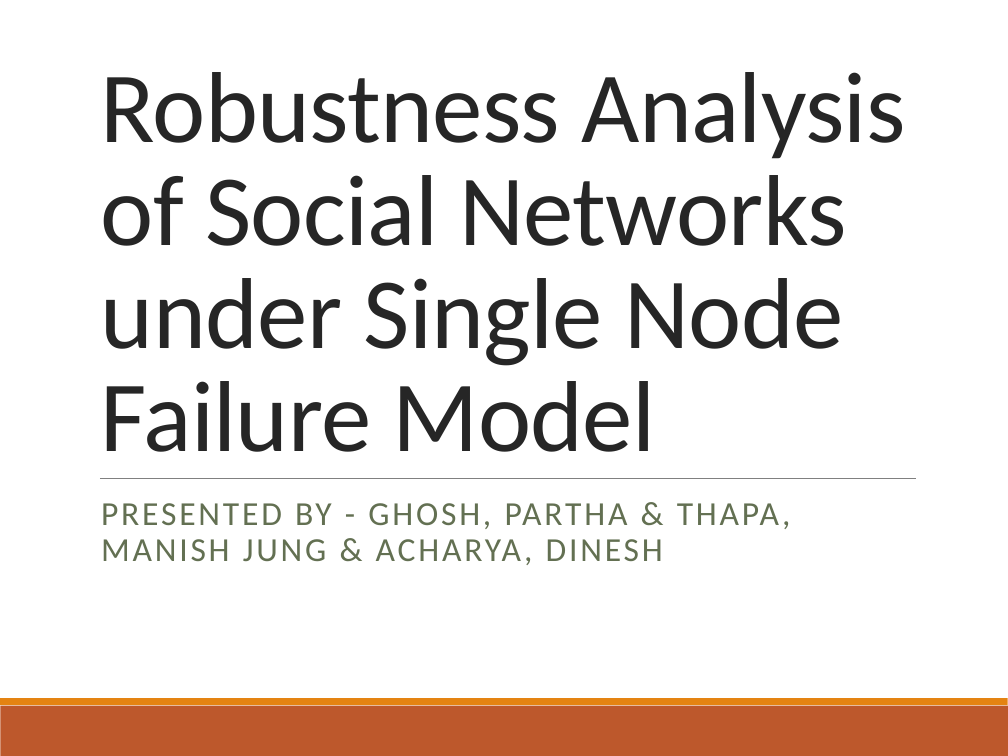
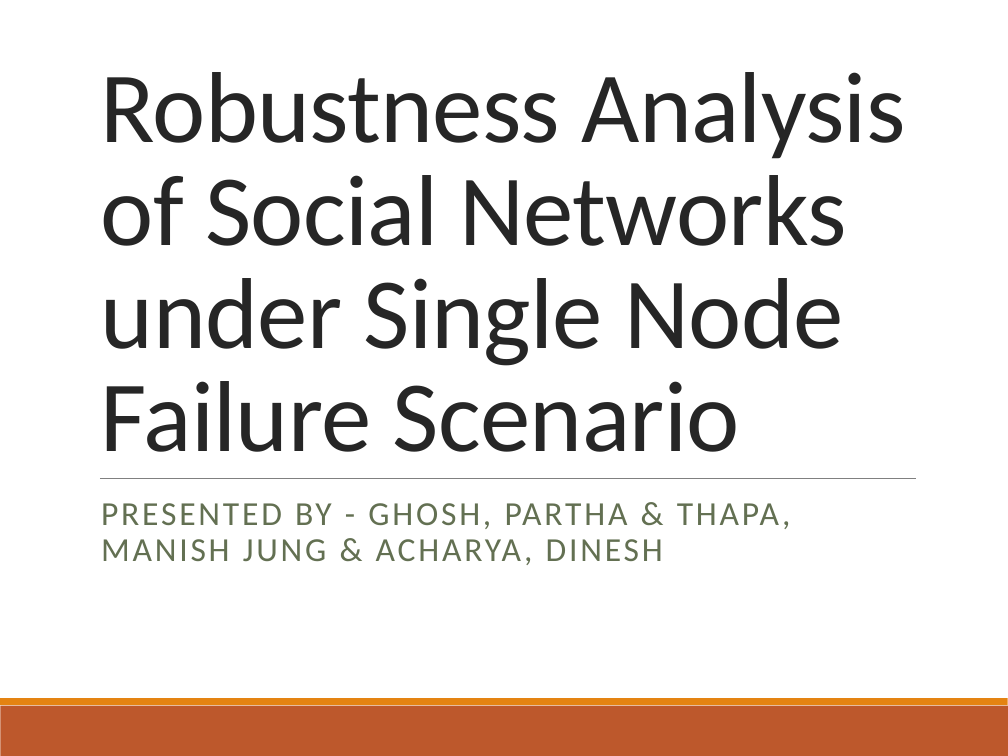
Before and after one commit to ParthaEth/Epidemics_Spreading_With_Cascade_Network, a slide deck: slide 1 of presentation/disease_spreading_presentation.pptx. Drawn at 1008x756 pixels with LibreOffice and Linux fonts; fonts in the diff are those of the drawing. Boxes give left, top, right and bottom in pixels: in the first picture for what was removed or moved away, otherwise in the second. Text is boxed around its words. In the diff, an @@ line names an element or a change of style, - is before the commit and + after.

Commit message:
Title Changed

```diff
--- a/presentation/disease_spreading_presentation.pptx
+++ b/presentation/disease_spreading_presentation.pptx
@@ title at bbox=[101, 72, 906, 452]: text changed @@
-Robustness Analysis of Social Networks
-under Single Node Failure Model
+Robustness Analysis of Social Networks
+under Single Node Failure Scenario
```
